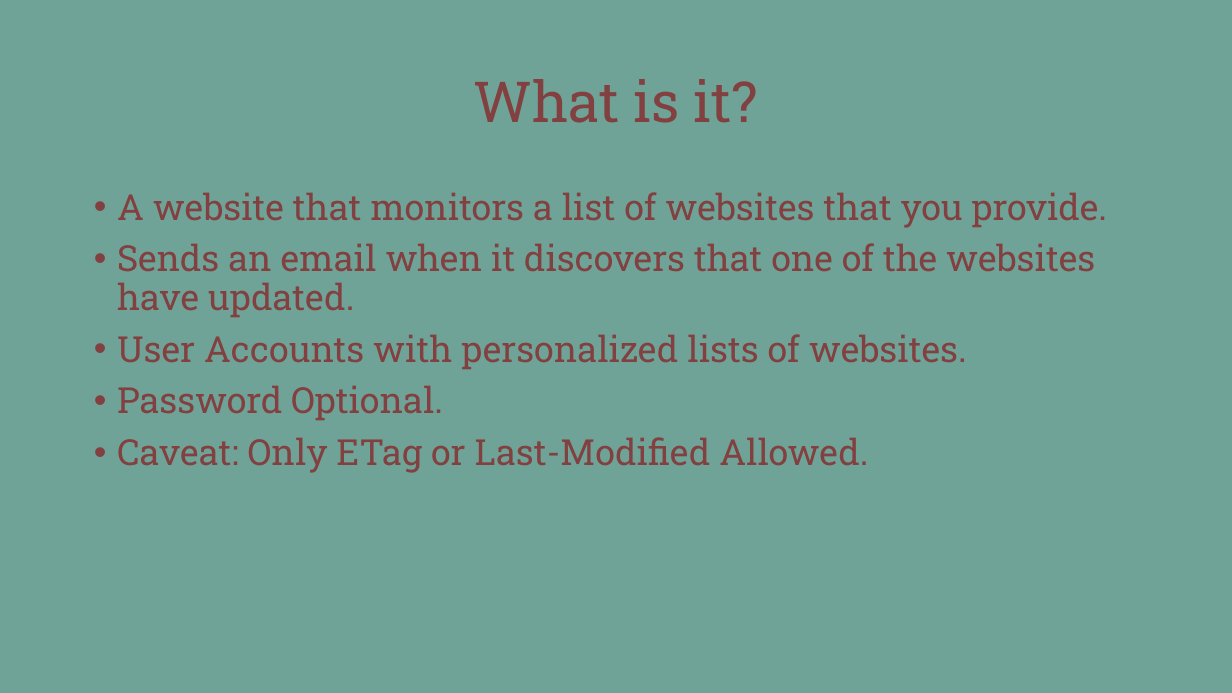
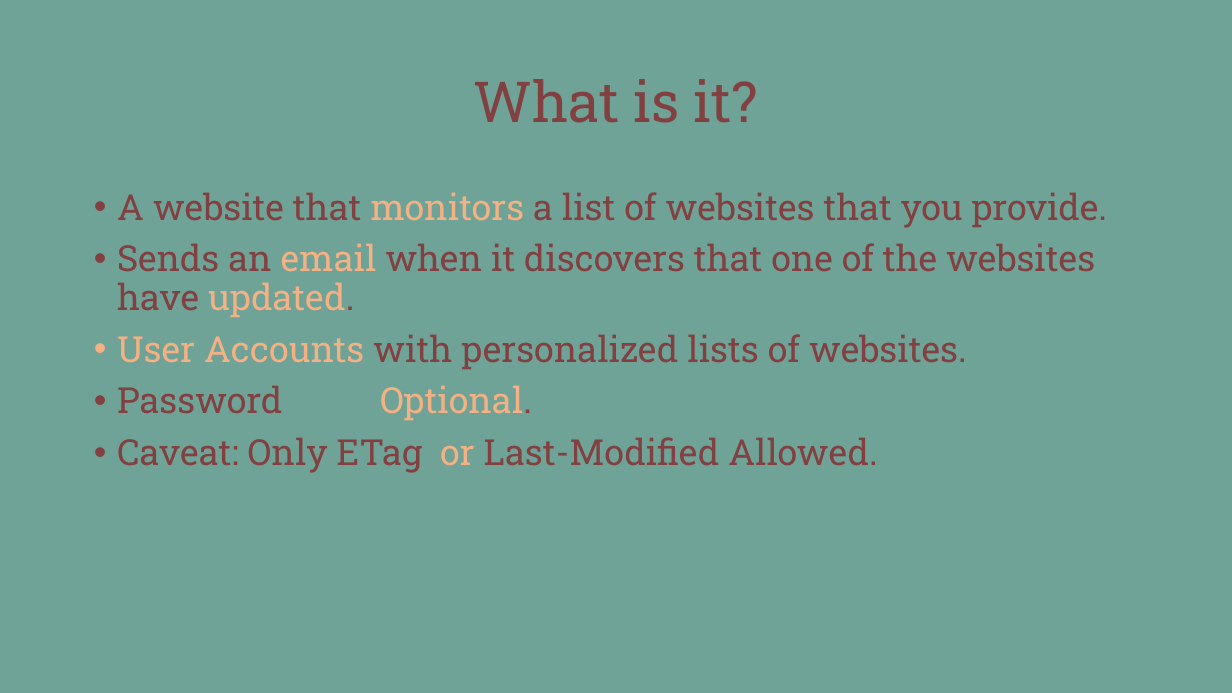
Before and after one commit to Su-Tangnu/NotifyMe, a slide deck: slide 2 of NotifyMe.pptx. Drawn at 1232x693 pixels with LibreOffice and Linux fonts; fonts in the diff are those of the drawing. Boxes give left, top, right and bottom in pixels: in the first picture for what was removed or moved away, otherwise in the second. Text is boxed around its words. In the diff, an @@ line names an element or a change of style, - is before the commit and + after.

```diff
--- a/NotifyMe.pptx
+++ b/NotifyMe.pptx
@@ text "A website that monitors a ..." at [117, 192, 1107, 473]: text colour #824040 to #F4B183 in "monitors", "email updated.", "User Accounts", "Optional." and 1 more places @@
```
Also in this commit, not shown: 9 other slides changed, 2 slides added, 1 slide removed.
